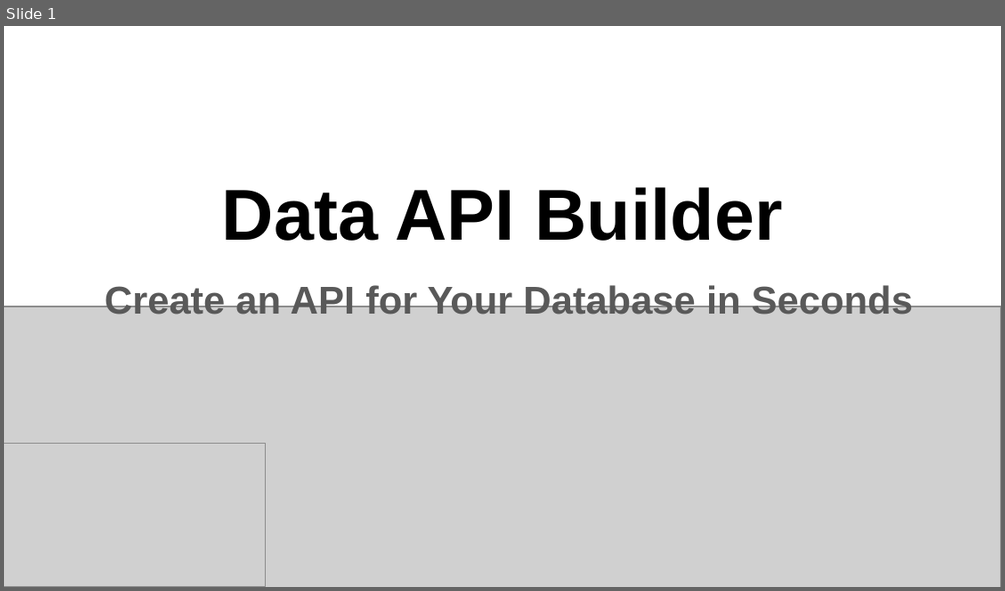
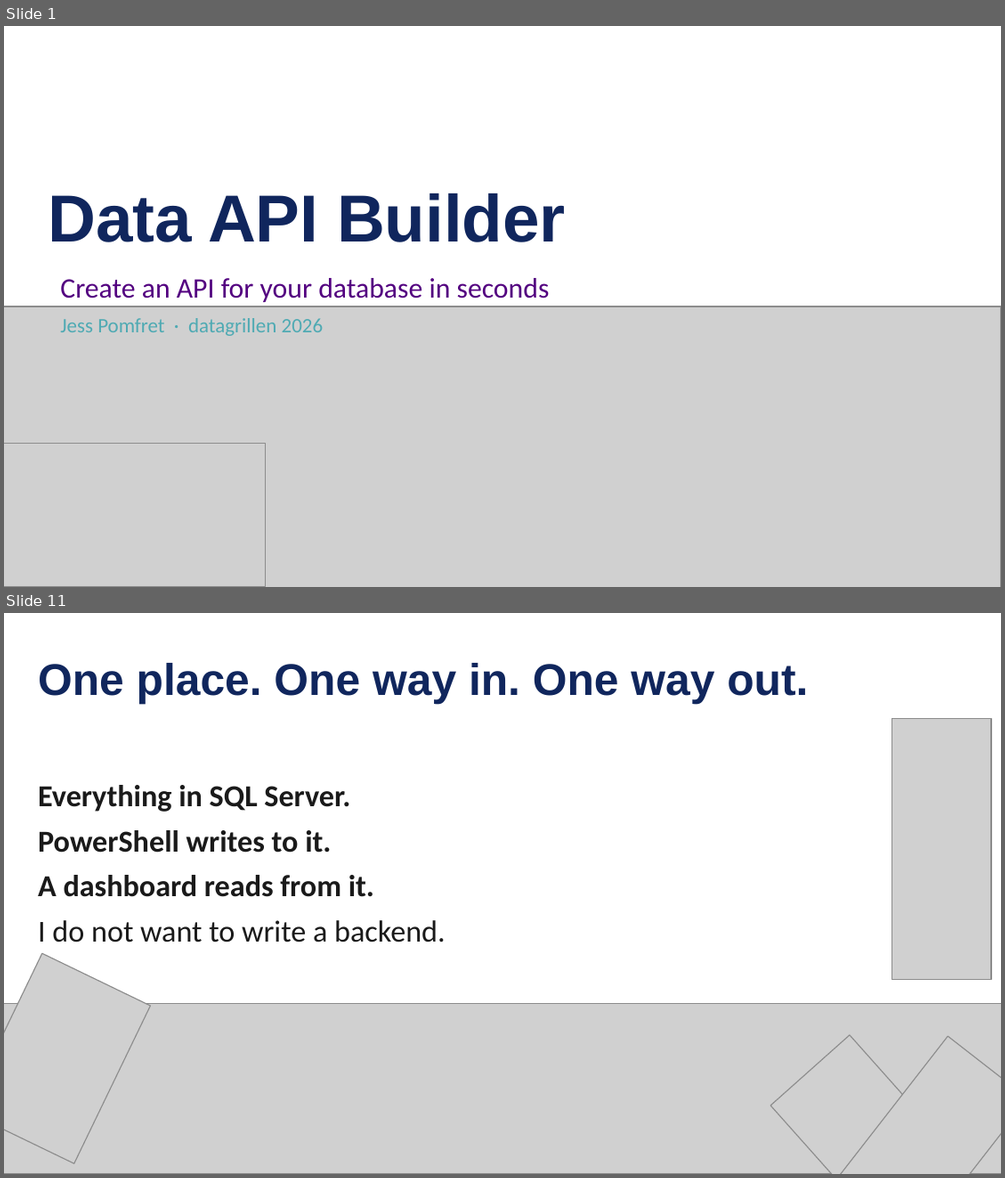
Before and after one commit to jpomfret/dab-presentation, a slide deck: Pomfret - dab - grillen.pptx. Shown one above the other, each under a label of ours: slide 1 before the commit, slides 1 and 11 after it; the slides between them are not shown. The pictures are 1005x591 and 1005x1178 pixels, drawn with LibreOffice and Linux fonts; fonts in the diff are those of the drawing; grey boxes stand for pictures. Boxes give left, top, right and bottom in pixels: in the first picture for what was removed or moved away, otherwise in the second. Text is boxed around its words. In the diff, an @@ line names an element or a change of style, - is before the commit and + after.

```diff
--- a/Pomfret - dab - grillen.pptx
+++ b/Pomfret - dab - grillen.pptx
@@ slide 11 added at box(4, 613, 1001, 1174), background #FFFFFF @@
@@ text added at box(38, 663, 808, 705), 32 pt, text #10265D, bold @@
+One place. One way in. One way out.
@@ picture added at box(892, 719, 991, 979) @@
@@ text added at box(38, 785, 445, 942), 22 pt, text #1A1A1A, bold @@
+Everything in SQL Server.
+PowerShell writes to it.
+A dashboard reads from it.
+I do not want to write a backend.
@@ picture added at box(4, 953, 151, 1164) @@
@@ picture added at box(4, 1004, 1001, 1174) @@
@@ picture added at box(770, 1035, 966, 1174) @@
@@ picture added at box(830, 1036, 1001, 1174) @@
@@ slide 1 changed as well @@
@@ title "Data API Builder" at box(48, 193, 566, 242): size 52 to 48 pt, text colour #000000 to #10265D; alignment centre to left @@
@@ subtitle at box(60, 278, 550, 336): text changed; size 28 to 20.4 pt; font Arial to Calibri; text colour #595959 to #530080; bold off @@
-Create an API for Your Database in Seconds
+Create an API for your database in seconds
+Jess Pomfret · datagrillen 2026
```
Also in this commit, not shown: 49 other slides added, 10 slides removed, 13 other files.
